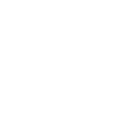
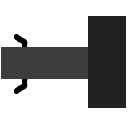
Layer changes from the first 128×128 image to the second:
removed layer "chassis" over bbox(88, 16, 126, 108)
removed layer "weak" over bbox(1, 47, 88, 79)
added layer "dead" above "alive" over bbox(1, 16, 126, 108)
